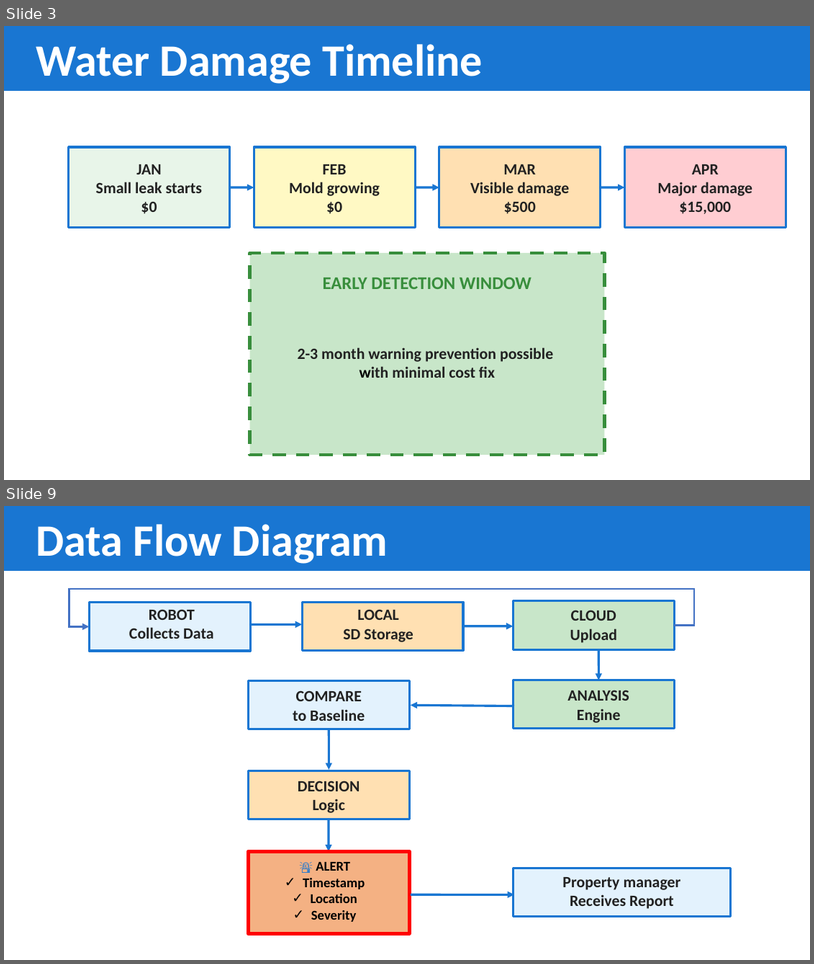
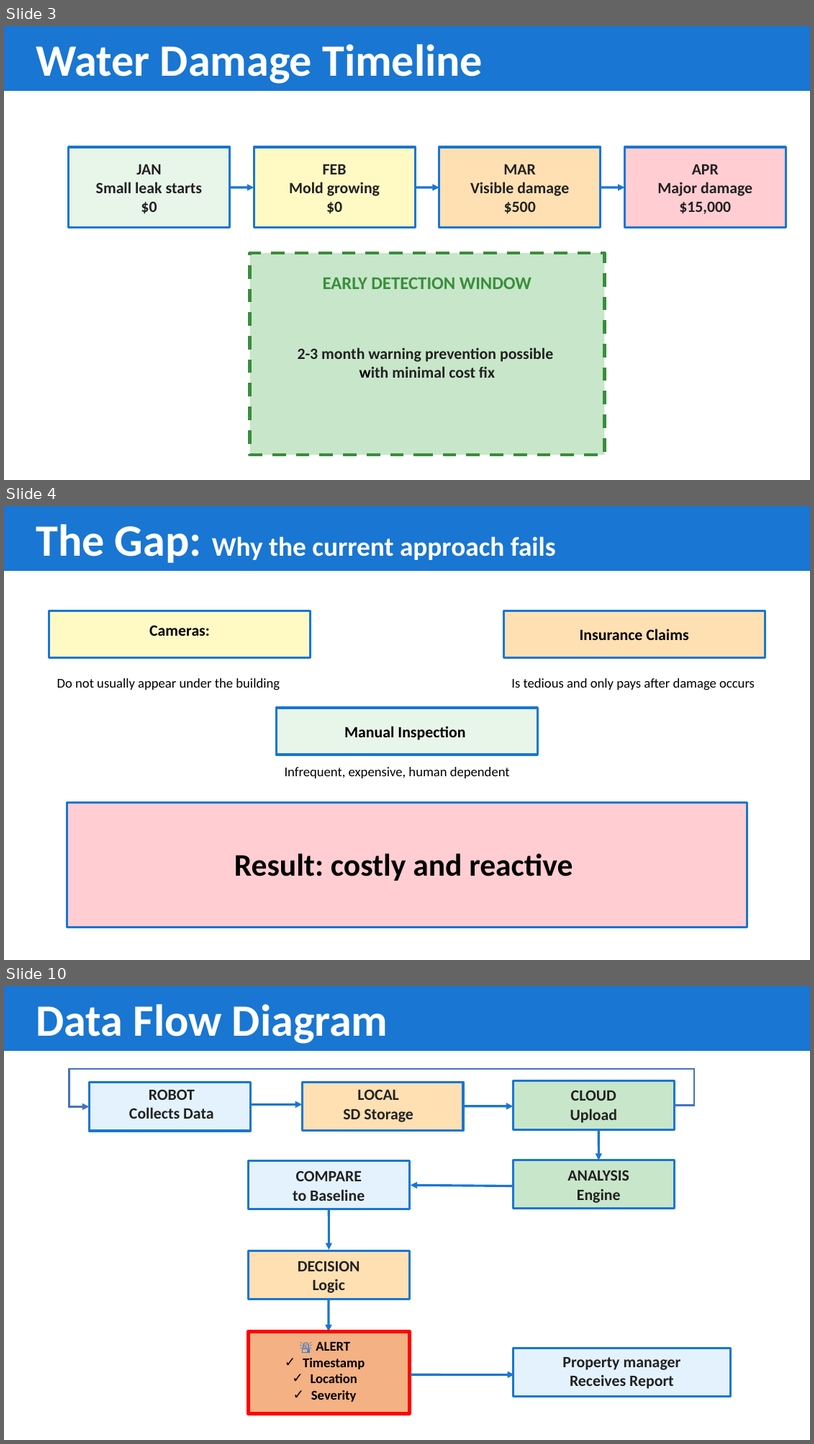
Before and after one commit to charlieM044/SIT210, a slide deck: task 6.1/presentation.pptx. Shown one above the other, each under a label of ours: slides 3 and 9 before the commit, slides 3, 4 and 10 after it; the slides between them are not shown. The pictures are 814x964 and 814x1444 pixels, drawn with LibreOffice and Linux fonts; fonts in the diff are those of the drawing. Boxes give left, top, right and bottom in pixels: in the first picture for what was removed or moved away, otherwise in the second. Text is boxed around its words. In the diff, an @@ line names an element or a change of style, - is before the commit and + after.

```diff
--- a/task 6.1/presentation.pptx
+++ b/task 6.1/presentation.pptx
@@ slide 4 added at <box>4,506,810,960</box>, background #FFFFFF @@
@@ rectangle added at <box>4,506,810,571</box>, fill #1976D2, outline #1976D2 1 pt @@
@@ text added at <box>36,524,556,563</box>, 24 pt, text #FFFFFF, bold @@
+The Gap: Why the current approach fails
@@ rectangle added at <box>49,611,311,658</box>, fill #FFF9C4, outline #1976D2 2 pt @@
@@ rectangle added at <box>504,611,765,658</box>, fill #FFE0B2, outline #1976D2 2 pt @@
@@ text added at <box>149,625,210,636</box>, 14 pt, text #000000, bold @@
+Cameras:
@@ text added at <box>580,628,689,640</box>, 14 pt, text #000000, bold @@
+Insurance Claims
@@ text added at <box>57,678,280,690</box>, 12 pt, text #000000 @@
+Do not usually appear under the building
@@ text added at <box>512,678,755,690</box>, 12 pt, text #000000 @@
+Is tedious and only pays after damage occurs
@@ rectangle added at <box>277,708,538,754</box>, fill #E8F5E9, outline #1976D2 2 pt @@
@@ text added at <box>345,726,466,740</box>, 14 pt, text #000000, bold @@
+Manual Inspection
@@ text added at <box>285,767,510,778</box>, 12 pt, text #000000 @@
+Infrequent, expensive, human dependent
@@ rectangle added at <box>67,803,747,927</box>, fill #FFCDD2, outline #1976D2 2 pt, 28 pt, text #000000, bold @@
+Result: costly and reactive
@@ what was slide 9 is now slide 10 @@
```
Also in this commit, not shown: 6 slides changed, 4 other files.
